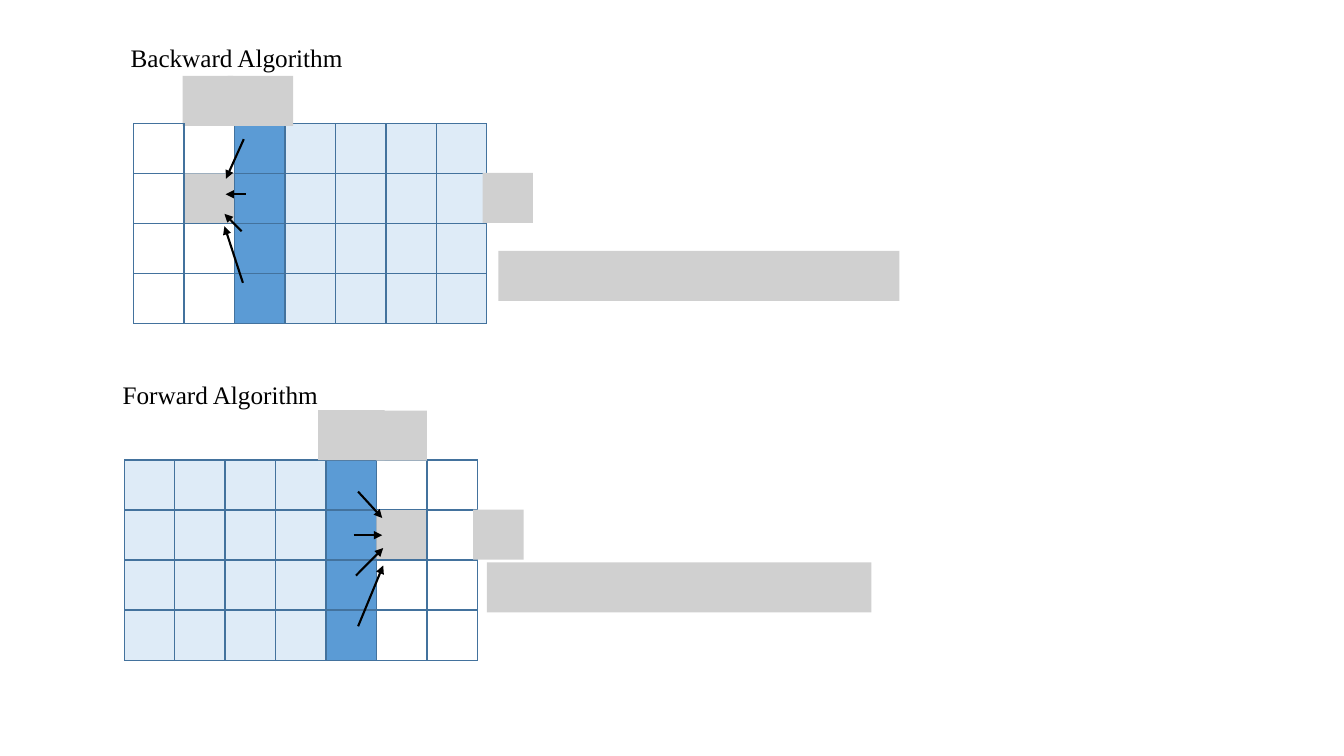
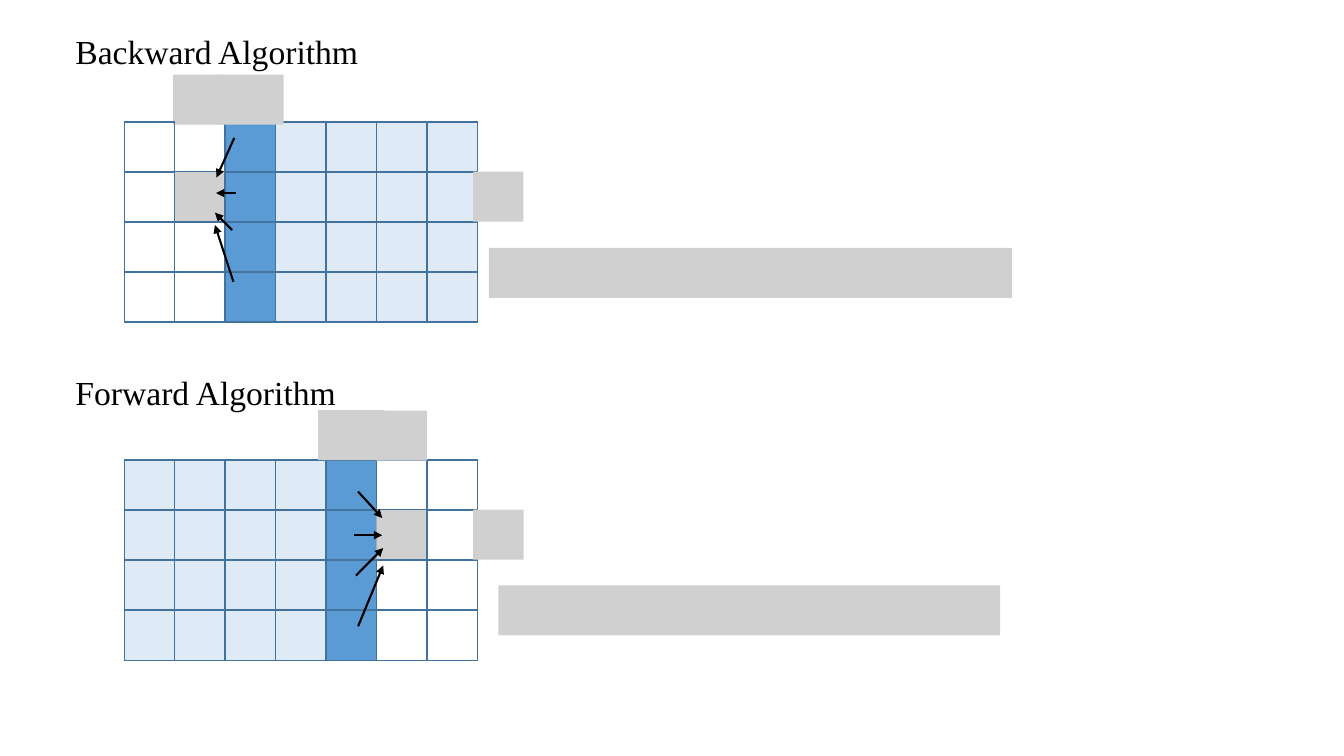
Before and after one commit to David-Taub/HOP-HMM, a slide deck: slide 4 of Help/Figures2.pptx. Drawn at 1344x756 pixels with LibreOffice and Linux fonts; fonts in the diff are those of the drawing; grey boxes stand for pictures. Boxes give left, top, right and bottom in pixels: in the first picture for what was removed or moved away, otherwise in the second. Text is boxed around its words. In the diff, an @@ line names an element or a change of style, - is before the commit and + after.

```diff
--- a/Help/Figures2.pptx
+++ b/Help/Figures2.pptx
@@ text "Backward Algorithm" at (75, 40, 358, 71): size 18 to 24 pt; alignment centre to left @@
@@ text "Backward Algorithm": place and size @@
-text "Backward Algorithm" at (131, 49, 342, 73)
+text "Backward Algorithm" at (75, 40, 358, 71)
@@ 27 rectangles, 4 arrows, 4 pictures: place and size @@
-27 rectangles, 4 arrows, 4 pictures at (134, 76, 533, 324)
+27 rectangles, 4 arrows, 4 pictures at (124, 75, 523, 323)
@@ picture: place and size @@
-picture at (498, 251, 899, 301)
+picture at (489, 248, 1012, 298)
@@ text "Forward Algorithm": place and size @@
-text "Forward Algorithm" at (123, 386, 318, 410)
+text "Forward Algorithm" at (75, 381, 336, 411)
@@ text "Forward Algorithm" at (75, 381, 336, 411): size 18 to 24 pt; alignment centre to left @@
@@ picture: place and size @@
-picture at (487, 563, 872, 613)
+picture at (498, 586, 1000, 636)
```
Also in this commit, not shown: 2 other slides changed, 1 slide added, 3 slides removed, 29 other files.
